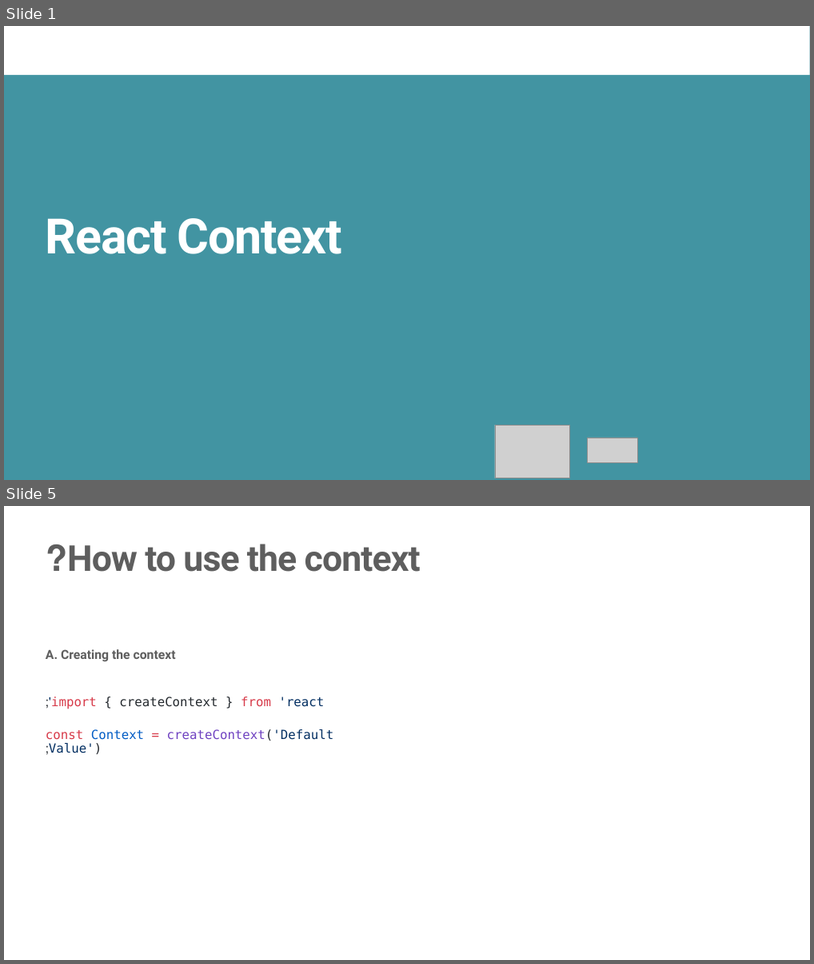
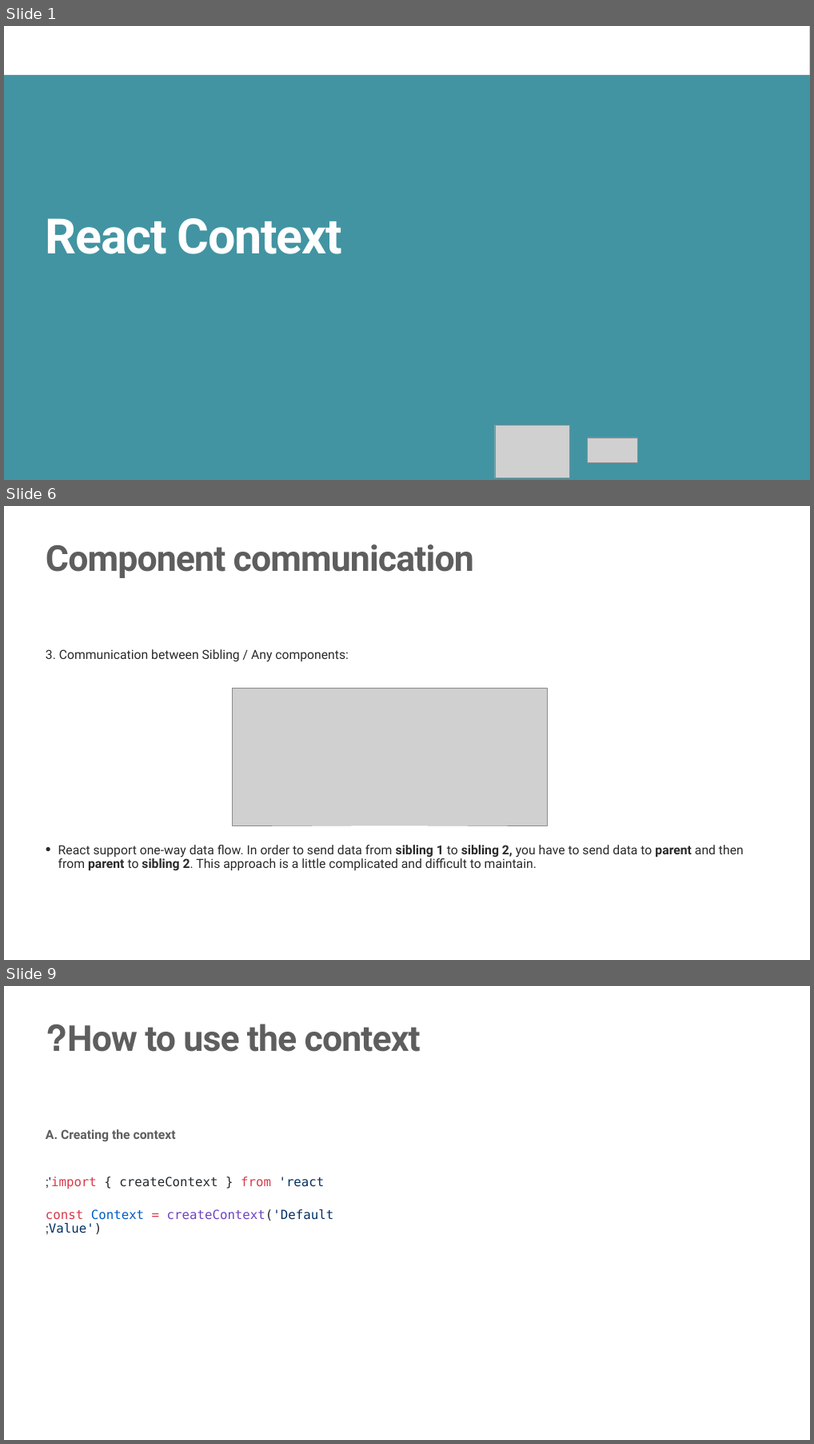
Before and after one commit to JS-RUH-1/React-Lessons, a slide deck: useContext.pptx. Shown one above the other, each under a label of ours: slides 1 and 5 before the commit, slides 1, 6 and 9 after it; the slides between them are not shown. The pictures are 814x964 and 814x1444 pixels, drawn with LibreOffice and Linux fonts; fonts in the diff are those of the drawing; grey boxes stand for pictures; background and template pictures are left out. Boxes give left, top, right and bottom in pixels: in the first picture for what was removed or moved away, otherwise in the second. Text is boxed around its words. In the diff, an @@ line names an element or a change of style, - is before the commit and + after.

```diff
--- a/useContext.pptx
+++ b/useContext.pptx
@@ slide 6 added at (x1=4, y1=506, x2=810, y2=960), background #FFFFFF @@
@@ title added at (x1=46, y1=544, x2=474, y2=578), 85 pt, text #5E5E5E, bold @@
+Component communication
@@ text added at (x1=46, y1=649, x2=744, y2=871), 30 pt, text #292929 @@
+3. Communication between Sibling / Any components:
+• React support one-way data flow. In order to send data from sibling 1 to sibling 2, you have to send data to parent and then from parent to sibling 2. This approach is a little complicated and difficult to maintain.
@@ picture added at (x1=232, y1=688, x2=547, y2=825) @@
@@ what was slide 5 is now slide 9 @@
```
Also in this commit, not shown: 2 slides changed, 3 other slides added, 3 other files.
